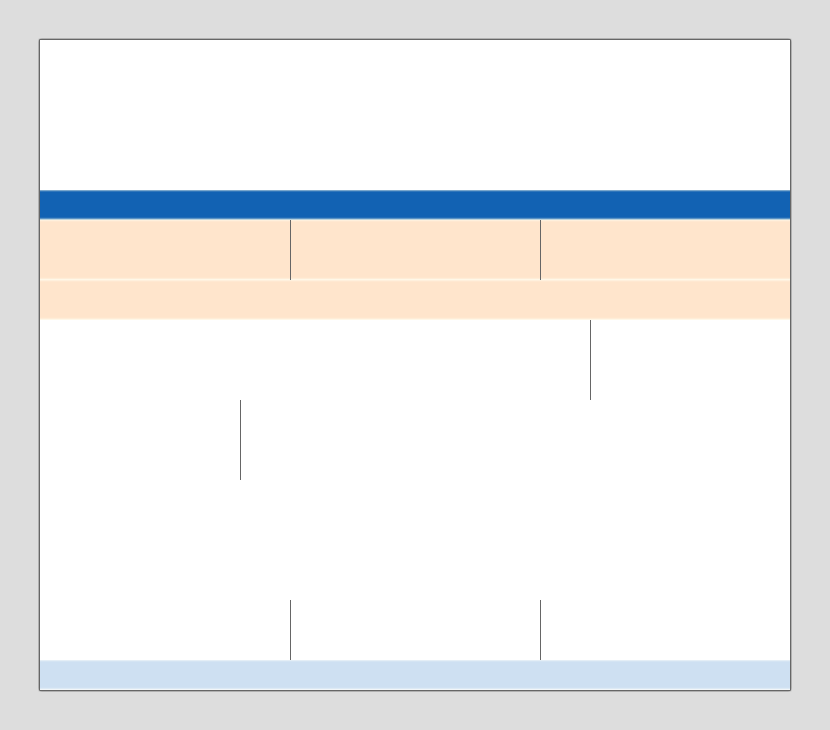
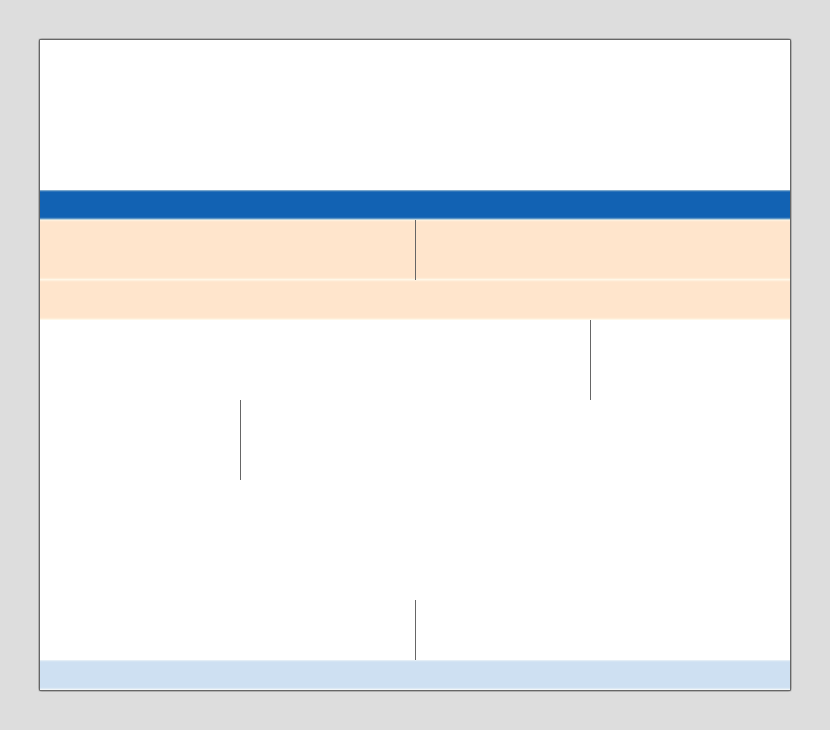
Layer changes from the first 830 x 730 image to the second:
painted on "stroke" over [290, 220, 541, 660]
